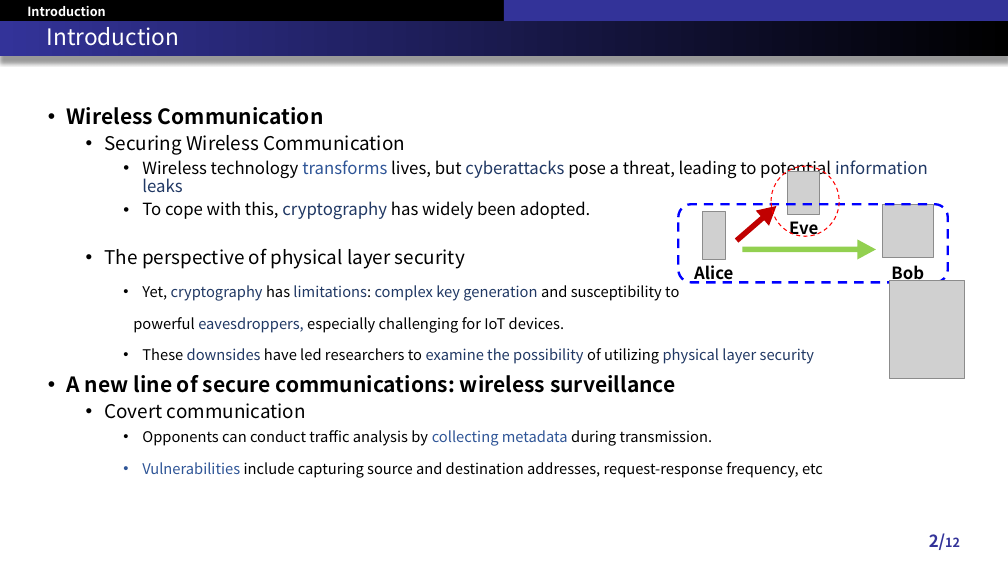
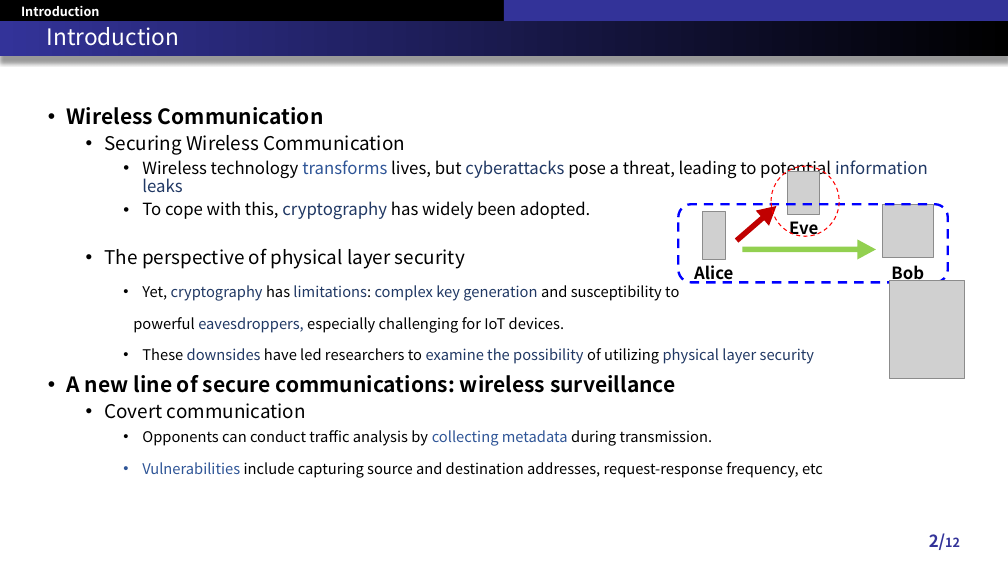
Before and after one commit to RefatHanbat/Presentation-of-SDM, a slide deck: slide 2 of New Problem/RSCC Conference 2024.pptx. Drawn at 1008x567 pixels with LibreOffice and Linux fonts; fonts in the diff are those of the drawing; grey boxes stand for pictures. Boxes give left, top, right and bottom in pixels: in the first picture for what was removed or moved away, otherwise in the second. Text is boxed around its words. In the diff, an @@ line names an element or a change of style, - is before the commit and + after.

```diff
--- a/New Problem/RSCC Conference 2024.pptx
+++ b/New Problem/RSCC Conference 2024.pptx
@@ text "Introduction": place and size @@
-text "Introduction" at (27, 6, 105, 16)
+text "Introduction" at (21, 6, 99, 16)
```
Also in this commit, not shown: 1 other slide changed, 2 other files.
